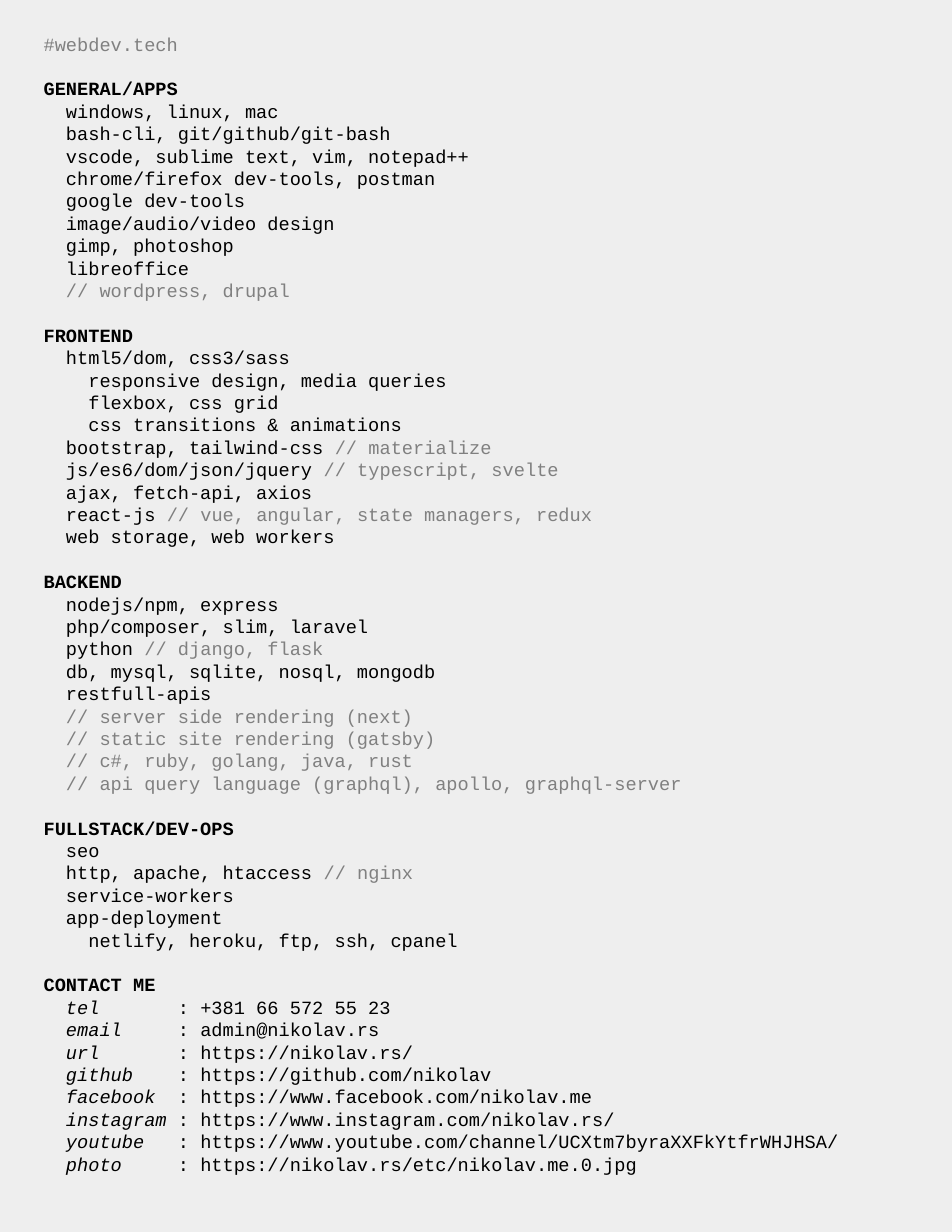
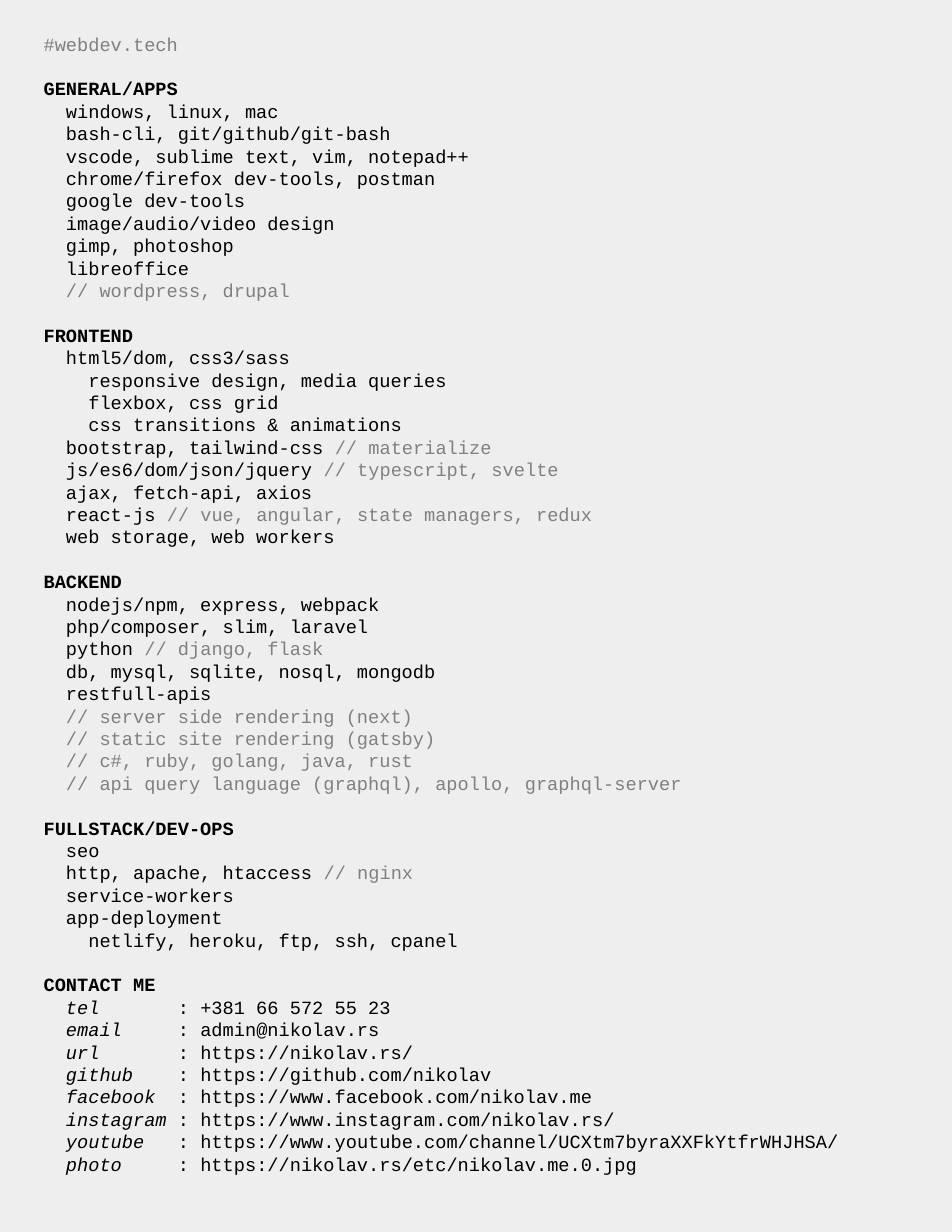
Before and after one commit to nikolav/nikolav.rs, a slide deck: slide 1 of etc/webdev-tech.odp. Drawn at 952x1232 pixels with LibreOffice and Linux fonts; fonts in the diff are those of the drawing. Boxes give left, top, right and bottom in pixels: in the first picture for what was removed or moved away, otherwise in the second. Text is boxed around its words. In the diff, an @@ line names an element or a change of style, - is before the commit and + after.

Commit message:
adds webpack entry

```diff
--- a/etc/webdev-tech.odp
+++ b/etc/webdev-tech.odp
@@ text at [66, 598, 379, 615]: text changed @@
-nodejs/npm, express
+nodejs/npm, express, webpack
```
Also in this commit, not shown: 3 other files.
